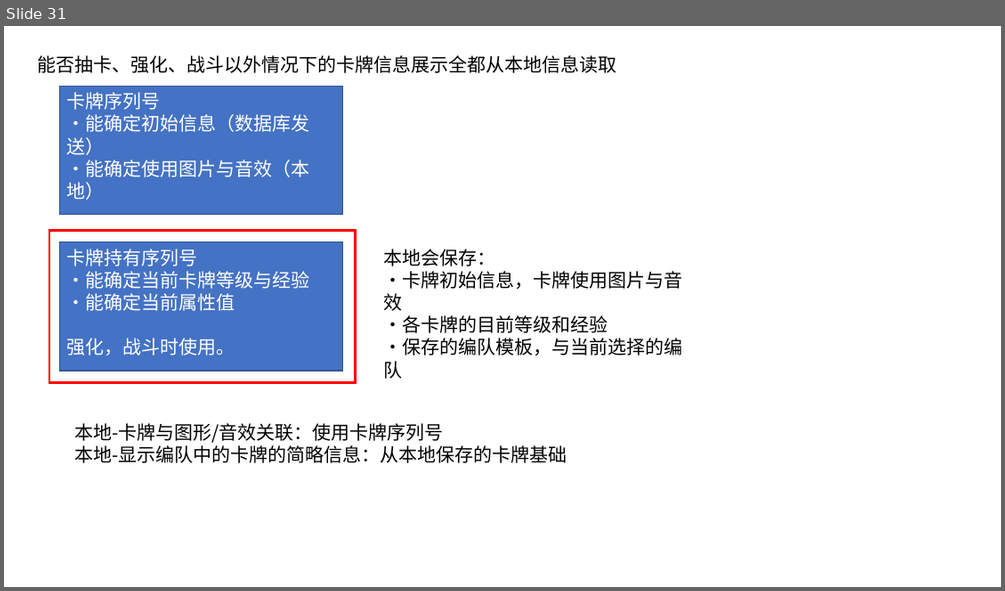
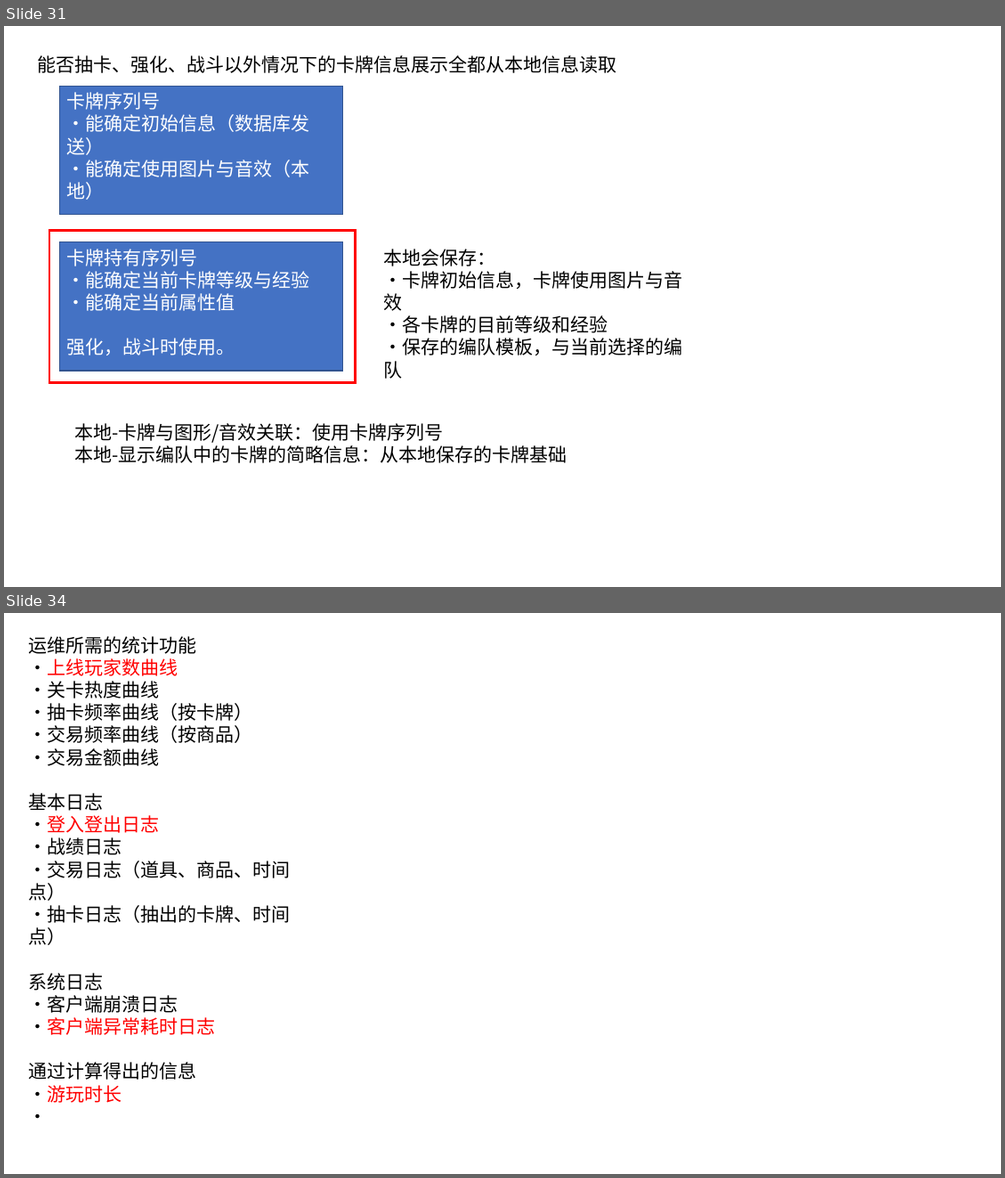
Before and after one commit to bluelaserpointer/CardGame, a slide deck: plan/抽卡手游.pptx. Shown one above the other, each under a label of ours: slide 31 before the commit, slides 31 and 34 after it; the slides between them are not shown. The pictures are 1005x591 and 1005x1178 pixels, drawn with LibreOffice and Linux fonts; fonts in the diff are those of the drawing. Boxes give left, top, right and bottom in pixels: in the first picture for what was removed or moved away, otherwise in the second. Text is boxed around its words. In the diff, an @@ line names an element or a change of style, - is before the commit and + after.

```diff
--- a/plan/抽卡手游.pptx
+++ b/plan/抽卡手游.pptx
@@ slide 34 added at <box>4,613,1001,1174</box>, background #FFFFFF @@
@@ text added at <box>28,636,290,1103</box>, 18 pt, text #000000 @@
+运维所需的统计功能
+·上线玩家数曲线
+·关卡热度曲线
+·抽卡频率曲线（按卡牌）
+·交易频率曲线（按商品）
+·交易金额曲线
+基本日志
+·登入登出日志
+·战绩日志
+·交易日志（道具、商品、时间点）
+·抽卡日志（抽出的卡牌、时间点）
+系统日志
+·客户端崩溃日志
+·客户端异常耗时日志
+通过计算得出的信息
+·游玩时长
+·
```
Also in this commit, not shown: 1 slide changed, 2 other slides added, 1 slide removed.
